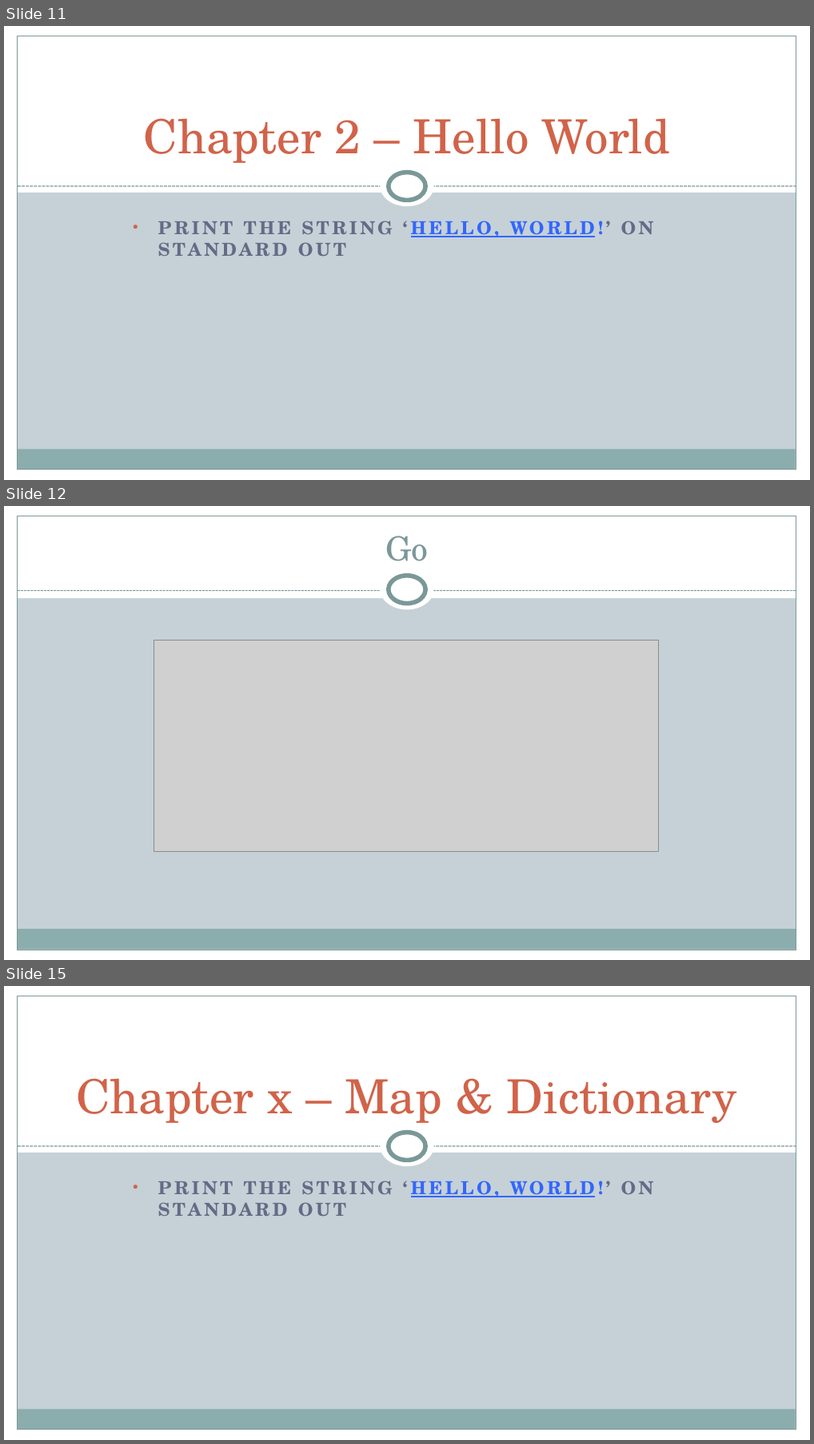
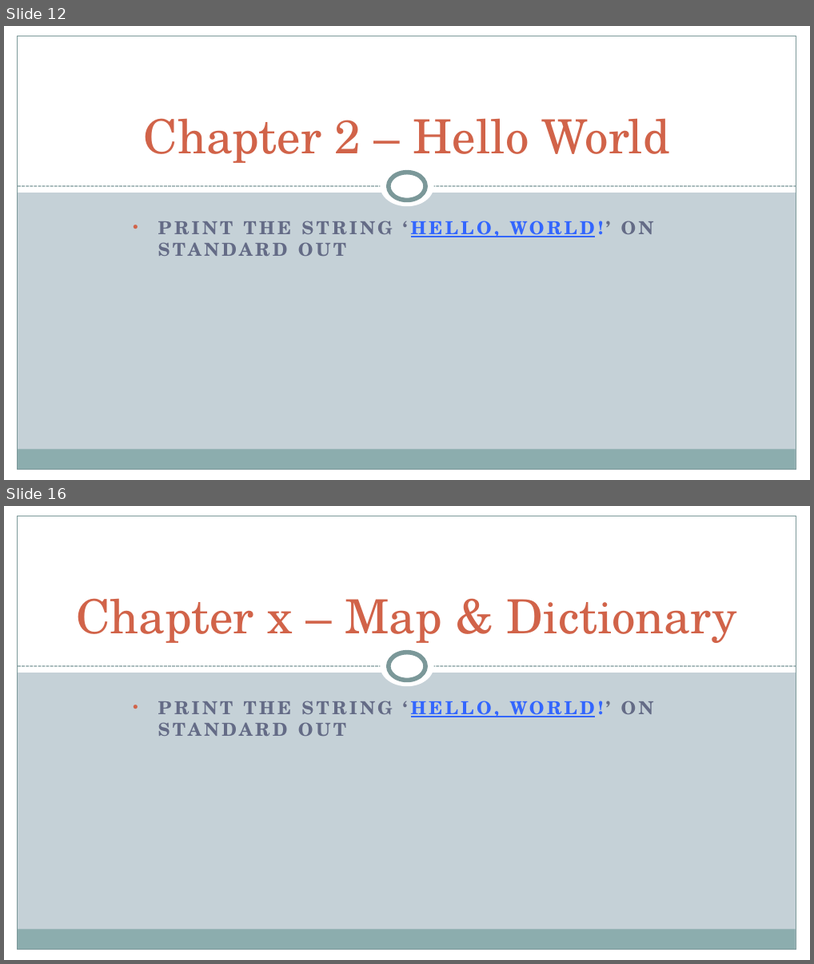
Before and after one commit to xiliax/programming-languages-compared, a slide deck: docs/programming-language-compared.pptx. Shown one above the other, each under a label of ours: slides 11, 12 and 15 before the commit, slides 12 and 16 after it; the slides between them are not shown. The pictures are 814x1444 and 814x964 pixels, drawn with LibreOffice and Linux fonts; fonts in the diff are those of the drawing; grey boxes stand for pictures. Boxes give left, top, right and bottom in pixels: in the first picture for what was removed or moved away, otherwise in the second. Text is boxed around its words. In the diff, an @@ line names an element or a change of style, - is before the commit and + after.

```diff
--- a/docs/programming-language-compared.pptx
+++ b/docs/programming-language-compared.pptx
@@ slide 12 removed at box(4, 506, 810, 960), background #C5D1D7; not listed: 4 template elements that a slide beside it also shows @@
@@ rectangle removed at box(4, 506, 810, 598) @@
@@ rectangle removed at box(18, 516, 797, 949) @@
@@ title removed at box(386, 536, 428, 561) @@
-Go
@@ ellipse removed at box(381, 569, 434, 609) @@
@@ ellipse removed at box(389, 576, 426, 603) @@
@@ line removed from (18, 591) to (797, 591) @@
@@ picture removed at box(154, 640, 658, 852) @@
@@ what was slide 11 is now slide 12 @@
@@ what was slide 15 is now slide 16 @@
```
Also in this commit, not shown: 4 slides changed, 4 slides added, 2 other slides removed, 21 other files.
